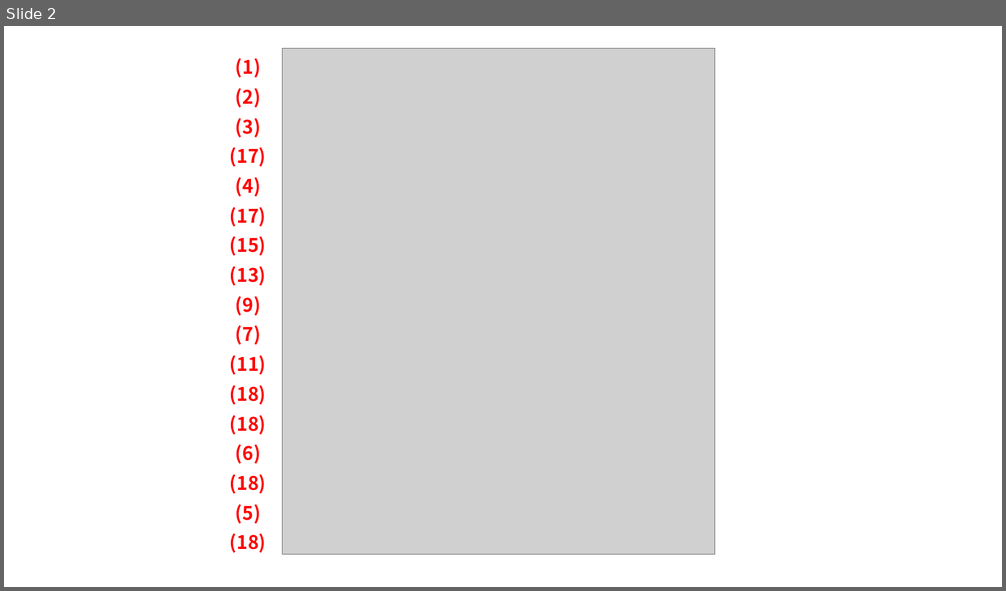
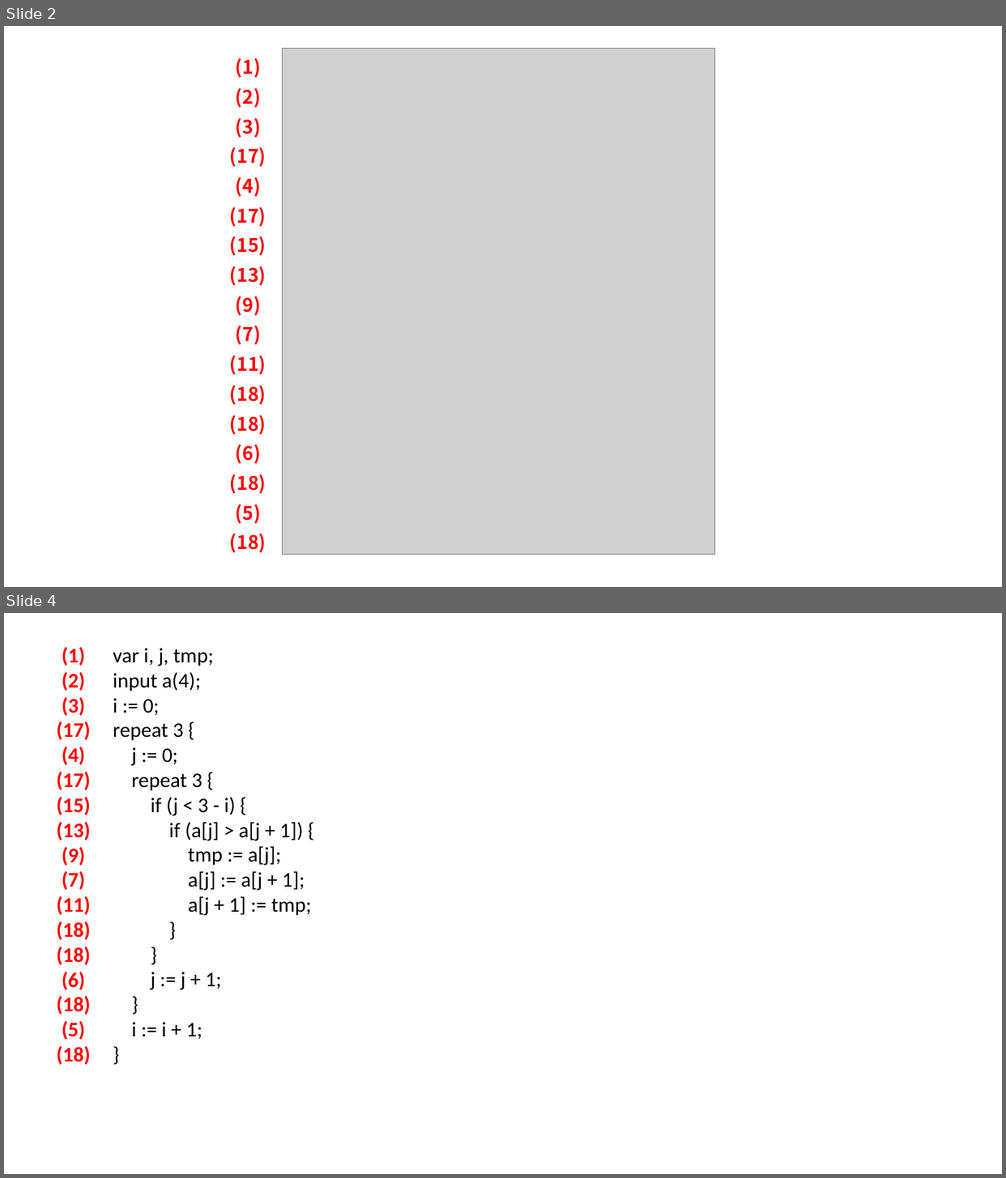
Before and after one commit to tanyo13/reveal_js, a slide deck: decks/kbse202103/figs.pptx. Shown one above the other, each under a label of ours: slide 2 before the commit, slides 2 and 4 after it; the slides between them are not shown. The pictures are 1006x591 and 1006x1178 pixels, drawn with LibreOffice and Linux fonts; fonts in the diff are those of the drawing; grey boxes stand for pictures. Boxes give left, top, right and bottom in pixels: in the first picture for what was removed or moved away, otherwise in the second. Text is boxed around its words. In the diff, an @@ line names an element or a change of style, - is before the commit and + after.

```diff
--- a/decks/kbse202103/figs.pptx
+++ b/decks/kbse202103/figs.pptx
@@ slide 4 added at [4, 613, 1002, 1174], background #FFFFFF @@
@@ text added at [57, 647, 91, 1065], 20 pt, text #FF0000, bold @@
+(1)
+(2)
+(3)
+(17)
+(4)
+(17)
+(15)
+(13)
+(9)
+(7)
+(11)
+(18)
+(18)
+(6)
+(18)
+(5)
+(18)
@@ text added at [113, 648, 311, 1039], 20 pt, text #000000 @@
+var i, j, tmp;
+input a(4);
+i := 0;
+repeat 3 {
+j := 0;
+repeat 3 {
+if (j < 3 - i) {
+if (a[j] > a[j + 1]) {
+tmp := a[j];
+a[j] := a[j + 1];
+a[j + 1] := tmp;
+}
+}
+j := j + 1;
+}
+i := i + 1;
+}
```
Also in this commit, not shown: 2 other slides added, 4 other files.
